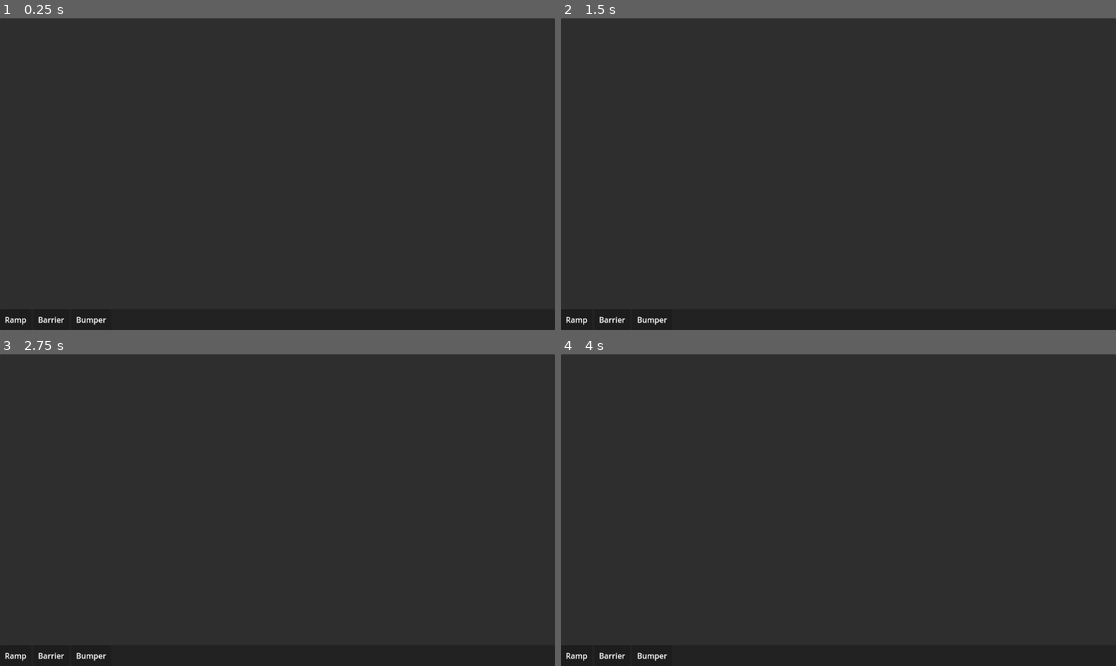
Above: before the commit, frames 1-4 (two rows, left to right).
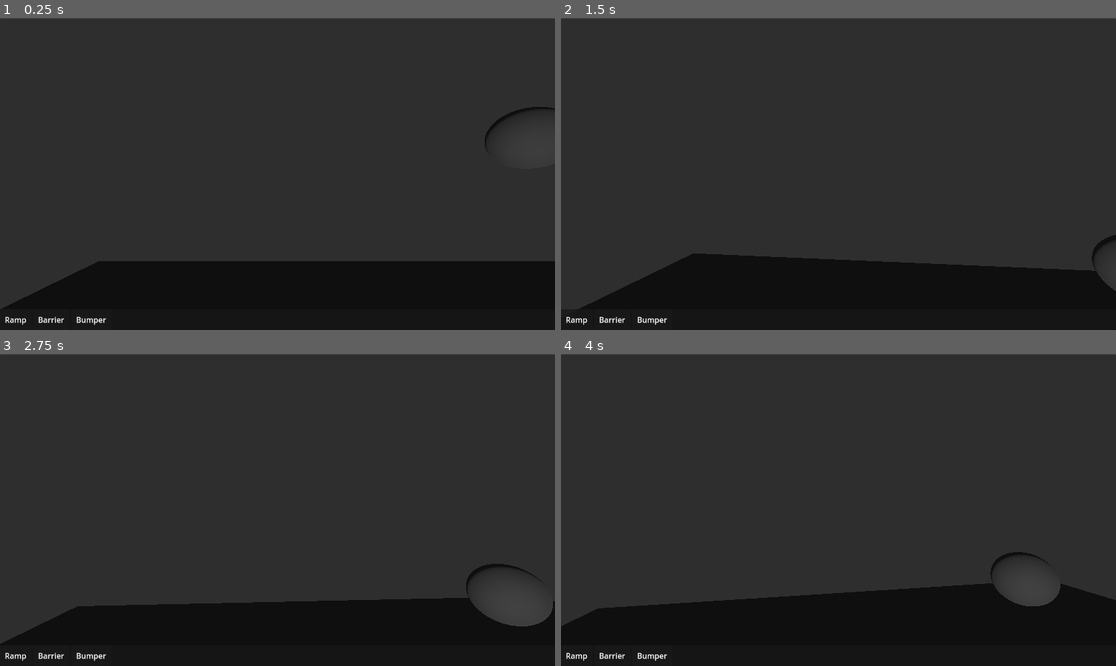
Above: after the commit, the same moments.

Repository: superzero10/twotb
Game: Godot game, scene res://scenes/test_level.tscn
Same seed, same stepped clock (60 frames per second), same inputs: the game is played once before the commit and once after it. Before the commit the project starts from res://scenes/levelSelectablesTest.tscn.
Inputs (mouse positions are in pixels of both pictures, inside the frame that each line leads up to):
- Up to frame 1 (0.25 s): no input
- Up to frame 2 (1.5 s): move the mouse to (866, 174) at 0.52 s; click (866, 174) at 0.67 s; tap Enter at 1.25 s; move the mouse to (810, 174) at 1.27 s; click (810, 174) at 1.42 s
- Up to frame 3 (2.75 s): tap Space at 2 s; move the mouse to (288, 503) at 2.02 s; click (288, 503) at 2.17 s
- Up to frame 4 (4 s): tap Enter at 2.75 s; move the mouse to (832, 516) at 2.77 s; click (832, 516) at 2.92 s; tap Space at 3.5 s; move the mouse to (877, 513) at 3.52 s; click (877, 513) at 3.67 s

The runs differ from the first frame. In frame 1, 14% of the frame differs, in the area x 0-100%, y 28-100%; in frame 2, 13%; in frame 3, 12%; in frame 4, 15%, in the area x 0-100%, y 63-100%.

Commit message:
fix errors

Diff:
--- a/project.godot
+++ b/project.godot
@@ -11,6 +11,6 @@
 [application]
 
 config/name="TWOTB"
-run/main_scene="res://scenes/levelSelectablesTest.tscn"
+run/main_scene="res://scenes/test_level.tscn"
 config/features=PackedStringArray("4.3", "Forward Plus")
 config/icon="res://icon.svg"
--- a/scenes/selectables/barrier_model.tscn
+++ b/scenes/selectables/barrier_model.tscn
@@ -2,7 +2,7 @@
 
 [sub_resource type="BoxMesh" id="BoxMesh_ejsrj"]
 
-[node name="RampModel" type="Node3D"]
+[node name="BarrierModel" type="Node3D"]
 
 [node name="StaticBody3D" type="StaticBody3D" parent="."]
 
--- a/scenes/selectables/bumper_model.tscn
+++ b/scenes/selectables/bumper_model.tscn
@@ -2,7 +2,7 @@
 
 [sub_resource type="BoxMesh" id="BoxMesh_ejsrj"]
 
-[node name="RampModel" type="Node3D"]
+[node name="BumperModel" type="Node3D"]
 
 [node name="StaticBody3D" type="StaticBody3D" parent="."]
 
--- a/scenes/selectables/ramp_model.tscn
+++ b/scenes/selectables/ramp_model.tscn
@@ -1,4 +1,6 @@
-[gd_scene format=3 uid="uid://bo2lhhpdca1gn"]
+[gd_scene load_steps=2 format=3 uid="uid://bo2lhhpdca1gn"]
+
+[sub_resource type="BoxMesh" id="BoxMesh_ejsrj"]
 
 [node name="RampModel" type="Node3D"]
 
--- a/scenes/test_level.gd
+++ /dev/null
@@ -1,15 +0,0 @@
-extends Node3D
-
-
-# Called when the node enters the scene tree for the first time.
-func _ready():
-	pass # Replace with function body.
-
-
-# Called every frame. 'delta' is the elapsed time since the previous frame.
-func _process(delta):
-	pass
-
-
-func _on_game_ui_selectable_model_selected():
-	pass # Replace with function body.
--- a/scenes/test_level.tscn
+++ b/scenes/test_level.tscn
@@ -1,6 +1,6 @@
 [gd_scene load_steps=7 format=3 uid="uid://dnb6jx7ogtqv6"]
 
-[ext_resource type="Script" path="res://scenes/test_level.gd" id="1_r2wcc"]
+[ext_resource type="Script" path="res://scripts/level_selectables.gd" id="1_etomn"]
 [ext_resource type="PackedScene" uid="uid://sc7r1jesmv5s" path="res://scenes/ball.tscn" id="1_yrt37"]
 [ext_resource type="PackedScene" uid="uid://b1lsbye1cylvb" path="res://scenes/camera.tscn" id="2_gqvmu"]
 [ext_resource type="PackedScene" uid="uid://bx77oeigsvi4" path="res://scenes/GameUI.tscn" id="4_3vsy7"]
@@ -12,7 +12,7 @@
 size = Vector3(10, 0.5, 10)
 
 [node name="Node3D" type="Node3D"]
-script = ExtResource("1_r2wcc")
+script = ExtResource("1_etomn")
 
 [node name="sol" type="StaticBody3D" parent="."]
 
